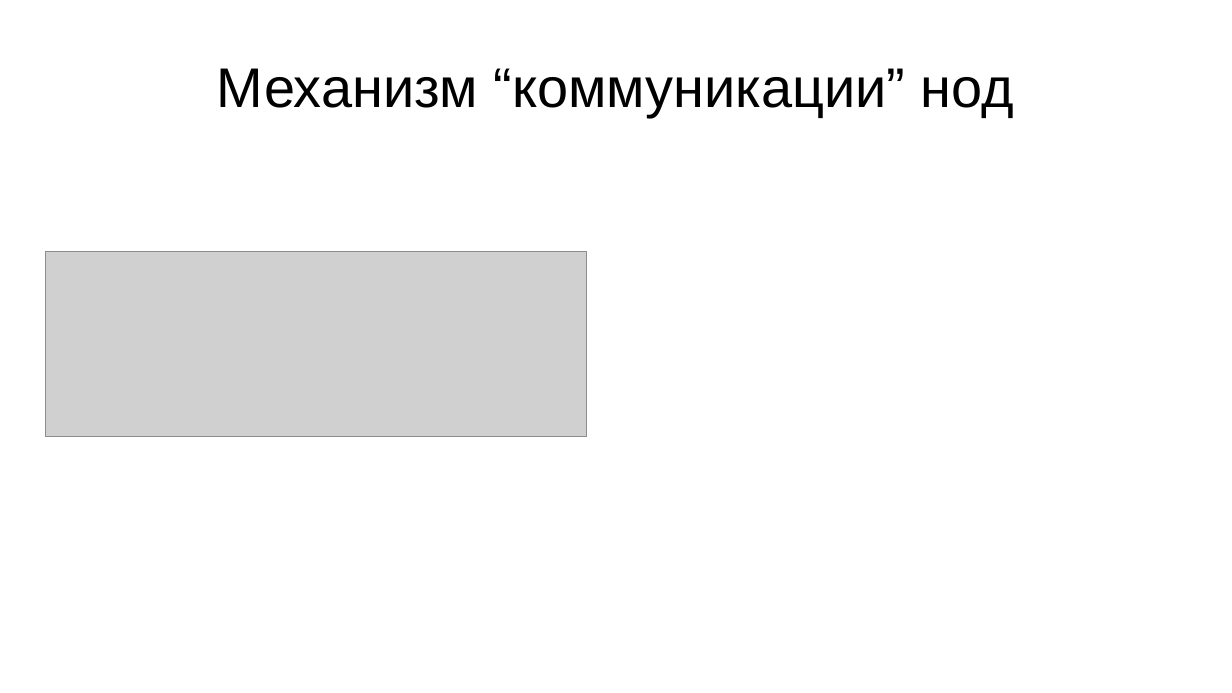
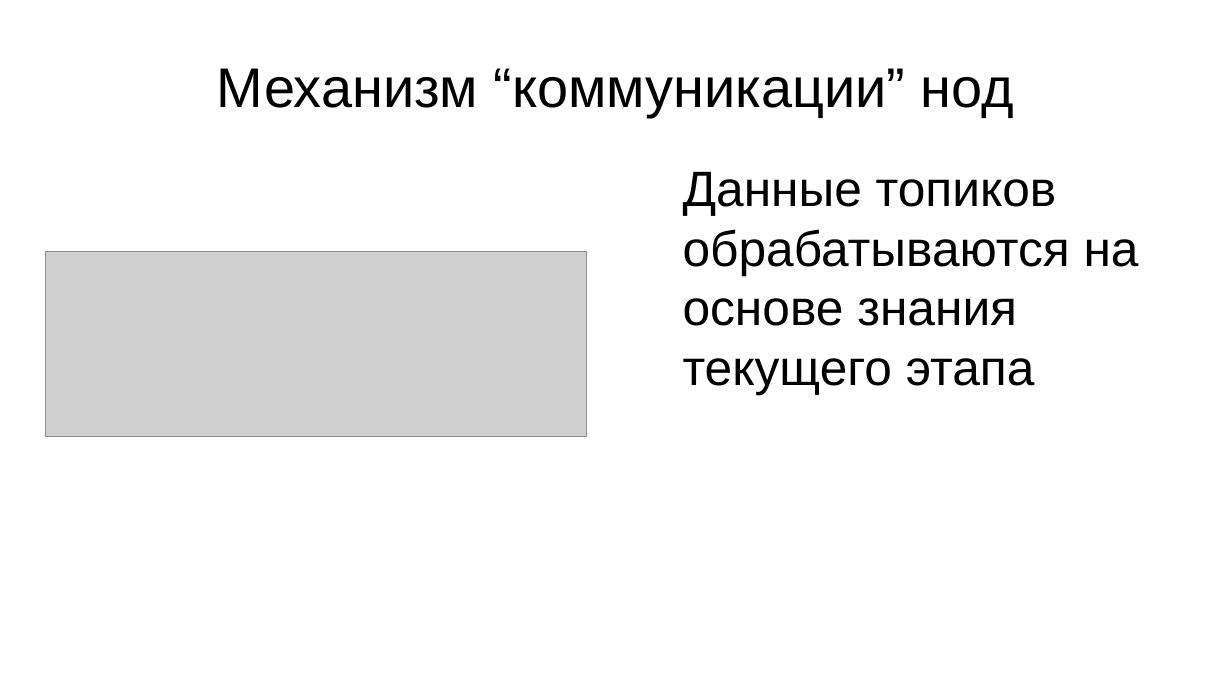
Before and after one commit to NikitaGoltsev/Auto_Race_challange, a slide deck: slide 7 of presintation.odp. Drawn at 1232x693 pixels with LibreOffice and Linux fonts; fonts in the diff are those of the drawing; grey boxes stand for pictures. Boxes give left, top, right and bottom in pixels: in the first picture for what was removed or moved away, otherwise in the second. Text is boxed around its words. In the diff, an @@ line names an element or a change of style, - is before the commit and + after.

```diff
--- a/presintation.odp
+++ b/presintation.odp
@@ text added at (x1=683, y1=171, x2=1139, y2=394), 32 pt, text #000000 @@
+Данные топиков обрабатываются на основе знания текущего этапа
```
Also in this commit, not shown: 6 other slides changed.
